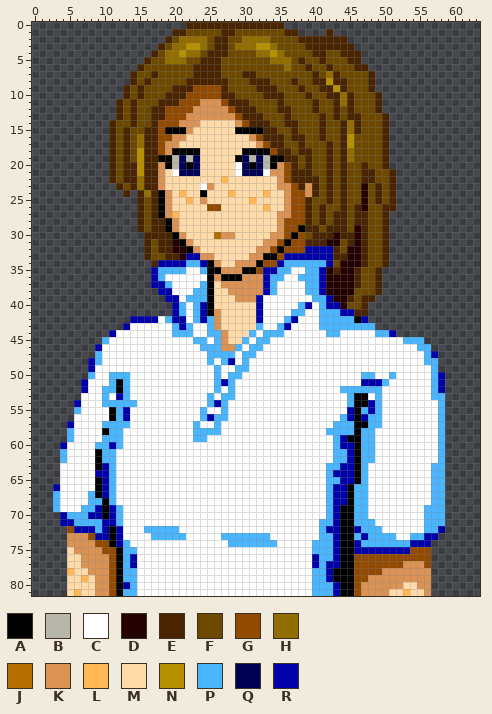
A pixel-art file gets an edit: src/testrom/res/_ignore/de_detective3_klein.aseprite. Above is the file before it was changed.
64x82 pixels, 1 frame.
Palette (. is transparent): A #000000  B #b6b6aa  C #ffffff  D #240000  E #492400  F #6d4900  G #924900  H #926d00  J #b66d00  K #db9255  L #ffb655  M #ffdbaa  N #b69200  P #49b6ff  Q #000055  R #0000aa
New version:
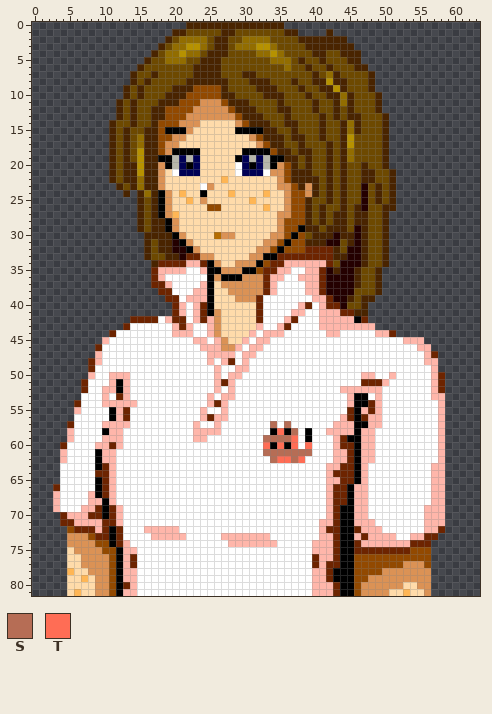
Colours new in this view: S #b66d55  T #ff6d55
The edit:
layer "Blouse/Polo Roze" now shown
layer "Blouse/Polo Blauw" now hidden
layer "Hoge kraag #1 Blauw" now hidden
layer "Hoge kraag #1 Roze" now shown
layer "++Kleding/Logo Rood" now shown
layer "Hoge kraag #2 Blauw" now hidden
layer "Hoge kraag #2 Roze" now shown
@@ palette @@
-P #49b6ff
+P #ffb6aa
-R #0000aa
+R #6d2400
--- layers "Hoge kraag #2 Roze", "++Kleding/Logo Rood"
@@ x 32..37 @@
 32 KKGAGG
-33 KAAGRR
-34 AGGRPP
+33 KAARRR
+34 AGRRPP
 35 GRRPPC
@@ x 24..29 @@
 43 CPKMMM
-44 CPPKMM
+44 CPKMMM
 45 PCPKMM
@@ x 31..41 @@
 56 CCCCCCCCCCC
-57 CCCCCCCCCCC
-58 CCCCCCCCCCC
-59 CCCCCCCCCCC
-60 CCCCCCCCCCC
-61 CCCCCCCCCCC
-62 CCCCCCCCCCC
+57 CCCSCSCCCCC
+58 CCCATASCACC
+59 CCSSSSTCACC
+60 CCTATATCTCC
+61 CCSSSSSSSCC
+62 CCCSTTSTCCC
 63 CCCCCCCCCCC
Changed places in both pictures, as pixel boxes (x1, y1, x2, y2):
changed: (53, 246, 445, 596)
